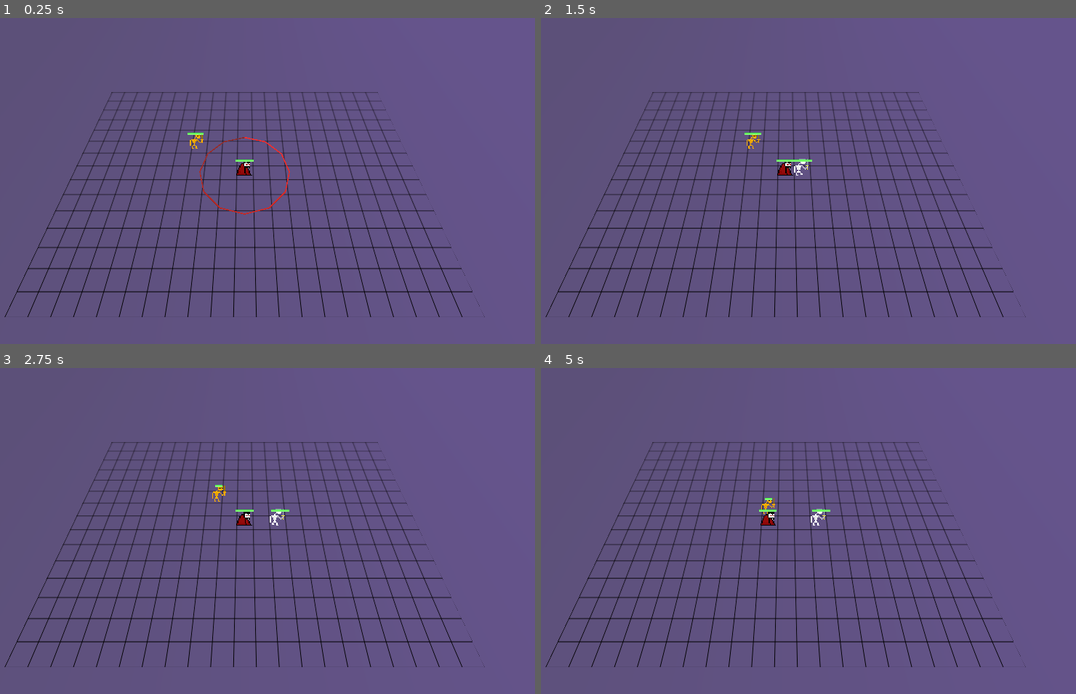
Above: before the commit, frames 1-4 (two rows, left to right).
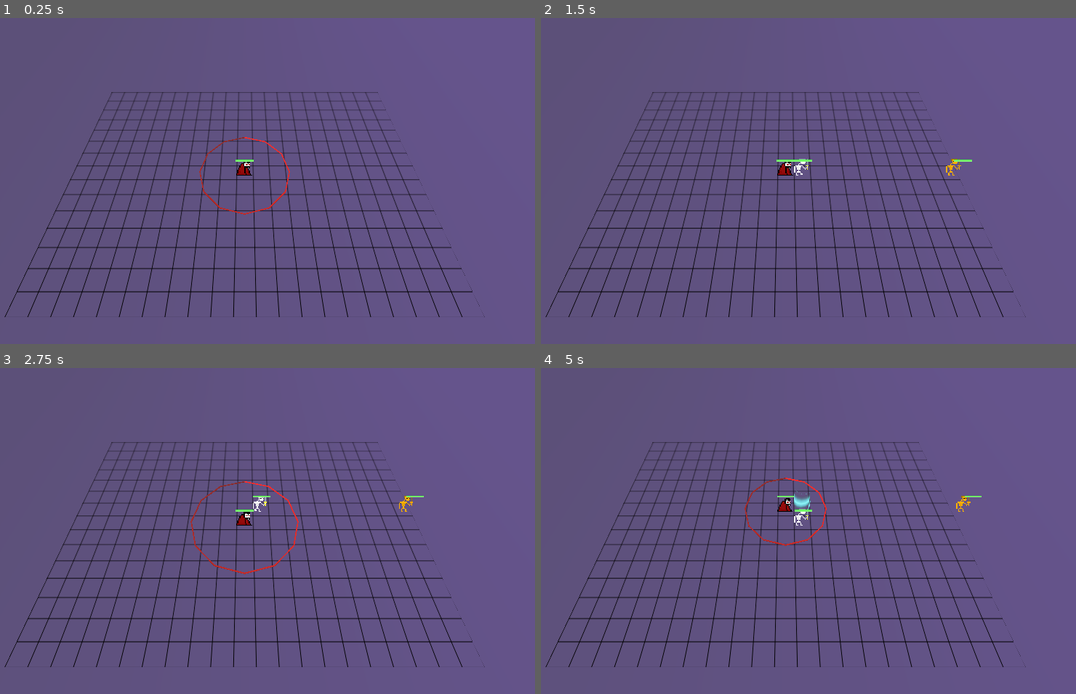
Above: after the commit, the same moments.

Repository: FlamingRat/ldjam55
Game: Godot game, scene res://levels/overworld.tscn
Two runs of this game, one before a commit and one after it. Both use one fixed random seed, a clock stepped at 60 frames per second and the inputs below.
Inputs:
- Up to frame 1 (0.25 s): no input
- Up to frame 2 (1.5 s): tap Enter (ui_accept) at 0.5, 0.77 s; hold Right (ui_right) 0.53-1.28 s; tap E (end_turn) at 0.6, 1.35 s; hold Down (ui_down) from 1.28 s (still down)
- Up to frame 3 (2.75 s): tap Enter (ui_accept) at 1.52 s; release Down (ui_down) at 2.03 s; hold Right (ui_right) from 2.03 s (still down); tap E (end_turn) at 2.1 s
- Up to frame 4 (5 s): release Right (ui_right) at 2.78 s; hold Up (ui_up) 2.78-3.53 s; tap E (end_turn) at 2.85, 3.6, 4.35 s; tap Enter (ui_accept) at 3.02, 3.77, 4.52 s; hold Left (ui_left) from 3.53 s (still down)

The runs differ from the first frame. In frame 1, less than 0.1% of the frame differs, in the area x 35-39%, y 35-41%; in frame 2, 0.1%; in frame 3, 0.5%; in frame 4, 0.7%, in the area x 38-83%, y 33-55%.

Commit message:
Make Badgy wander if no targets found

Diff:
--- /dev/null
+++ b/common/wander_movement.gd
@@ -0,0 +1,18 @@
+extends Node
+class_name WanderMovement
+
+
+@export var movement_controller: CharacterMovementController
+
+
+var actions = {
+	1: func(): movement_controller.move_right(),
+	2: func(): movement_controller.move_left(),
+	3: func(): movement_controller.move(Vector3.FORWARD),
+	4: func(): movement_controller.move(Vector3.BACK),
+}
+
+
+func rand():
+	var dir = randi_range(1, 4)
+	actions[dir].call()
--- a/enemies/badgy.gd
+++ b/enemies/badgy.gd
@@ -5,6 +5,7 @@
 @onready var sight := $Sight
 @onready var attack_range := $AttackRange
 @onready var movement := $CharacterMovementController
+@onready var wander := $WanderMovement
 
 
 func _on_character_turn_listener_on_turn():
@@ -26,6 +27,7 @@
 		GlobalEvents.end_turn()
 		return
 
+	wander.rand()
 	GlobalEvents.end_turn()
 
 
--- a/enemies/badgy.tscn
+++ b/enemies/badgy.tscn
@@ -8,6 +8,7 @@
 [ext_resource type="PackedScene" uid="uid://dvapfrkrrhhyn" path="res://common/attack_range.tscn" id="5_mrubn"]
 [ext_resource type="Script" path="res://common/alignment.gd" id="7_didlj"]
 [ext_resource type="PackedScene" uid="uid://b0dsum4kcwukr" path="res://common/health_bar.tscn" id="8_d4p1b"]
+[ext_resource type="Script" path="res://common/wander_movement.gd" id="9_rqgoq"]
 
 [sub_resource type="SphereShape3D" id="SphereShape3D_6ve58"]
 radius = 4.0
@@ -57,5 +58,9 @@
 [node name="HealthBar" parent="." node_paths=PackedStringArray("health") instance=ExtResource("8_d4p1b")]
 health = NodePath("../Health")
 
+[node name="WanderMovement" type="Node" parent="." node_paths=PackedStringArray("movement_controller")]
+script = ExtResource("9_rqgoq")
+movement_controller = NodePath("../CharacterMovementController")
+
 [connection signal="on_turn" from="CharacterTurnListener" to="." method="_on_character_turn_listener_on_turn"]
 [connection signal="health_depleted" from="Health" to="." method="_on_health_health_depleted"]
--- /dev/null
+++ b/enemies/spawner.gd
@@ -0,0 +1,19 @@
+extends Node3D
+class_name Spawner
+
+
+@export var spawn: PackedScene
+@export var spawn_cooldown: int
+@onready var turn_counter = spawn_cooldown
+
+
+func _on_character_turn_listener_on_turn():
+	if turn_counter >= spawn_cooldown:
+		var inst = spawn.instantiate()
+		get_parent().add_child(inst)
+		inst.global_position = global_position
+		turn_counter = 0
+	else:
+		turn_counter += 1
+
+	GlobalEvents.end_turn()
--- a/levels/overworld.tscn
+++ b/levels/overworld.tscn
@@ -1,8 +1,10 @@
-[gd_scene load_steps=13 format=3 uid="uid://beppg36hn1e7c"]
+[gd_scene load_steps=15 format=3 uid="uid://beppg36hn1e7c"]
 
 [ext_resource type="PackedScene" uid="uid://c7biv641mnrue" path="res://player/player.tscn" id="2_7cvbh"]
 [ext_resource type="Texture2D" uid="uid://dxqyj6coi7fmi" path="res://levels/grid.png" id="2_jwiha"]
 [ext_resource type="PackedScene" uid="uid://caut86utiy4sd" path="res://enemies/badgy.tscn" id="3_qrpkt"]
+[ext_resource type="Script" path="res://enemies/spawner.gd" id="3_r3tab"]
+[ext_resource type="Script" path="res://common/character_turn_listener.gd" id="5_6jcuj"]
 
 [sub_resource type="Curve" id="Curve_j7rfp"]
 _data = [Vector2(0.168874, 0.541888), 0.0, 0.0, 0, 0, Vector2(0.814569, 0.680186), 0.0, 0.0, 0, 0]
@@ -59,5 +61,13 @@
 [node name="WorldEnvironment" type="WorldEnvironment" parent="."]
 environment = SubResource("Environment_knx1d")
 
-[node name="Badgy" parent="." instance=ExtResource("3_qrpkt")]
-transform = Transform3D(1, 0, 0, 0, 1, 0, 0, 0, 1, -3, 0, -2)
+[node name="Spawner" type="Node3D" parent="."]
+transform = Transform3D(1, 0, 0, 0, 1, 0, 0, 0, 1, 10, 0, 0)
+script = ExtResource("3_r3tab")
+spawn = ExtResource("3_qrpkt")
+spawn_cooldown = 5
+
+[node name="CharacterTurnListener" type="Node" parent="Spawner"]
+script = ExtResource("5_6jcuj")
+
+[connection signal="on_turn" from="Spawner/CharacterTurnListener" to="Spawner" method="_on_character_turn_listener_on_turn"]
--- a/summons/skelvin.gd
+++ b/summons/skelvin.gd
@@ -2,23 +2,16 @@
 class_name Skelvin
 
 
-@onready var movement := $CharacterMovementController
+@onready var movement := $WanderMovement
 @onready var attack_range := $AttackRange
 
 
-var actions = {
-	1: func(): movement.move_right(),
-	2: func(): movement.move_left(),
-	3: func(): movement.move(Vector3.FORWARD),
-	4: func(): movement.move(Vector3.BACK),
-}
+func _on_character_turn_listener_on_turn():
+	var attack_success = attack_range.attack_any()
+	if attack_success:
+		GlobalEvents.end_turn()
 
-
-func _on_character_turn_listener_on_turn():
-	var dir = randi_range(1, 4)
-	actions[dir].call()
-	attack_range.attack_any()
-
+	movement.rand()
 	GlobalEvents.end_turn()
 
 
--- a/summons/skelvin.tscn
+++ b/summons/skelvin.tscn
@@ -10,6 +10,7 @@
 [ext_resource type="PackedScene" uid="uid://dvapfrkrrhhyn" path="res://common/attack_range.tscn" id="8_sf5pn"]
 [ext_resource type="Script" path="res://common/alignment.gd" id="9_3p48q"]
 [ext_resource type="PackedScene" uid="uid://b0dsum4kcwukr" path="res://common/health_bar.tscn" id="10_fedya"]
+[ext_resource type="Script" path="res://common/wander_movement.gd" id="11_rmct2"]
 
 [sub_resource type="Animation" id="Animation_yp3mn"]
 length = 0.001
@@ -122,5 +123,9 @@
 [node name="HealthBar" parent="." node_paths=PackedStringArray("health") instance=ExtResource("10_fedya")]
 health = NodePath("../Health")
 
+[node name="WanderMovement" type="Node" parent="." node_paths=PackedStringArray("movement_controller")]
+script = ExtResource("11_rmct2")
+movement_controller = NodePath("../CharacterMovementController")
+
 [connection signal="on_turn" from="CharacterTurnListener" to="." method="_on_character_turn_listener_on_turn"]
 [connection signal="health_depleted" from="Health" to="." method="_on_health_health_depleted"]
Not shown: 1 places in enemies/badgy.tscn that only renumber resources
Not shown: 1 places in summons/skelvin.tscn that only renumber resources
